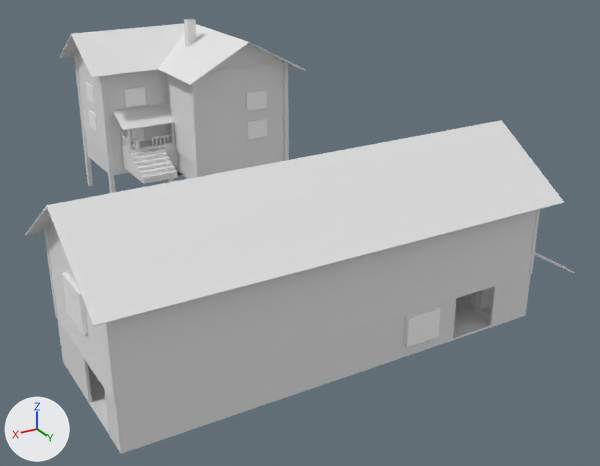
The FBX model FarmiEscape/Assets/Graphics/Jokke/navetta_talo.fbx, before and after one commit.
Both versions are drawn from a camera (50 mm lens) standing at (19.5, 31.0, 21.2) and looking at (-6.9, -12.9, -0.8). Arrows for +X, +Y and +Z are at lower left; the lights stay in place. Where no turn or scale is listed for an object, it has been applied to the vertices. Vertices at the same position are counted once.

Before the edit, the objects in view are built like this:
```python
me_cube_036 = bpy.data.meshes.new('Cube.036')
me_cube_036.from_pydata(...)  # 406 vertices, 368 faces; spans x -4.01..9.18, y -8.28..4.01, z -4.4..-1.93
me_cube_038 = bpy.data.meshes.new('Cube.038')
me_cube_038.from_pydata(...)  # 383 vertices, 374 faces; spans x -2.62..1.45, y -0.99..3.6, z -1.0..1.0
me_cube_079 = bpy.data.meshes.new('Cube.079')
me_cube_079.from_pydata(...)  # 448 vertices, 432 faces; spans x -22.2..0.1, y 0.0..8.1, z -2.3..2.3
me_cube_130 = bpy.data.meshes.new('Cube.130')
me_cube_130.from_pydata(...)  # 1305 vertices, 1255 faces; spans x -10.6..11.6, y -4.0..4.0, z -0.2..9.3
ob_kulmalaudat = bpy.data.objects.new('Kulmalaudat', me_cube_079)
ob_kulmalaudat.location = (11.59, -4.05, 4.66)
ob_sisäseinäkehikko_001 = bpy.data.objects.new('sisäseinäkehikko.001', me_cube_036)
ob_sisäseinäkehikko_001.location = (-9.76, -30.69, 2.86)
ob_ulkoportaat = bpy.data.objects.new('ulkoportaat', me_cube_038)
ob_ulkoportaat.location = (-3.13, -31.69, -0.01)
ob_ulkoseinät = bpy.data.objects.new('ulkoseinät', me_cube_130)
ob_ulkoseinät.location = (0.0, 0.0, 0.0)
# also in view: 'CTRL_Hole.008' at (11.6, 0.0, 4.9); 'Sivulaudat.007' at (-9.8, -26.7, 3.9); 'Sivulaudat.006' at (-3.2, -32.7, 3.9); 'katto1' at (0.5, 2.4, 7.9); 'CTRL_Hole.007' at (-3.5, 4.0, 1.3)
```
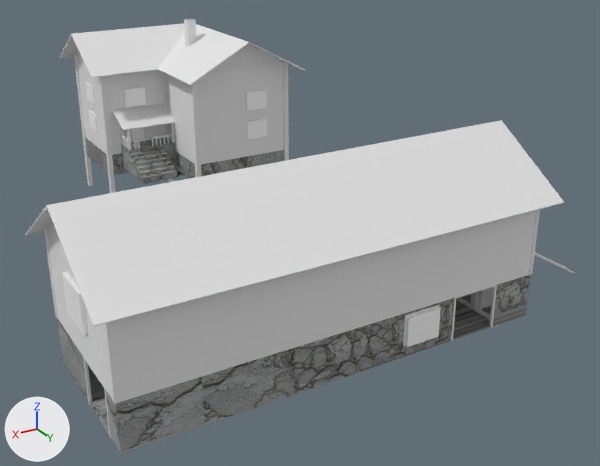
Pixel boxes [x1, y1, x2, y2] of what changed, in the pictures (600 x 466 px):
'ulkoportaat', recoloured
    both: [121, 137, 178, 184]
part 1 of me_cube_036, cut back
    before: [174, 148, 284, 179]
    after: [174, 150, 284, 179]
part 2 of me_cube_036, surface changed
    both: [86, 138, 129, 175]
part 3 of me_cube_036, recoloured
    both: [177, 153, 195, 167]
part 4 of me_cube_130, recoloured
    both: [57, 275, 531, 454]

What the commit changed:
Picture 'road_damaged_0049_01_s.jpg' (img_road_damaged_0049_01_s_jpg) is new.
Material 'Stonelike' (mat_stonelike) is new.
Its texture is img_road_damaged_0049_01_s_jpg.
me_cube_130 is used by ob_ulkoseinät; location (0.0, 0.0, 0.0).
me_cube_130 had 1305 vertices, 1255 faces and spanned x -10.6..11.6, y -4.0..4.0, z -0.2..9.3.
me_cube_130 now has 1207 vertices, 1090 faces and spans x -10.6..11.6, y -4.0..4.0, z -0.2..9.3.
me_cube_130 part 4: 1070 faces spanning x -10.6..11.6, y -4.0..4.0, z -0.2..9.3 switch from no material to mat_stonelike (picture img_road_damaged_0049_01_s_jpg).
me_cube_038 has 383 vertices, 374 faces and spans x -2.62..1.45, y -0.99..3.6, z -1.0..1.0.
me_cube_038 now uses material mat_stonelike (picture img_road_damaged_0049_01_s_jpg).
me_cube_036 is used by ob_sisäseinäkehikko_001; location (-9.76, -30.69, 2.86).
me_cube_036 had 406 vertices, 368 faces and spanned x -4.01..9.18, y -8.28..4.01, z -4.4..-1.93.
me_cube_036 now has 362 vertices, 293 faces and spans x -4.01..9.18, y -8.28..4.01, z -4.4..-1.93.
Part 1, on me_cube_036:
44 vertices are removed from x -4.01..4.01, y -8.28..4.01, z -4.01..-3.01.
79 faces are deleted.
4 new faces join them.
me_cube_036 part 2: 5 kept faces spanning x 4.01..9.18, y -8.28..-2.01, z -4.38..-1.94 get new texture (UV) coordinates.
me_cube_036 part 3: 289 faces spanning x -4.01..9.18, y -8.28..4.01, z -4.4..-1.93 switch from no material to mat_stonelike (picture img_road_damaged_0049_01_s_jpg).
